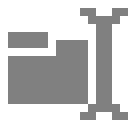
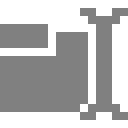
The second 128 x 128 image is a revision of the first. Changes to its layers:
painted on "Background" over left=0, top=24, right=88, bottom=112
